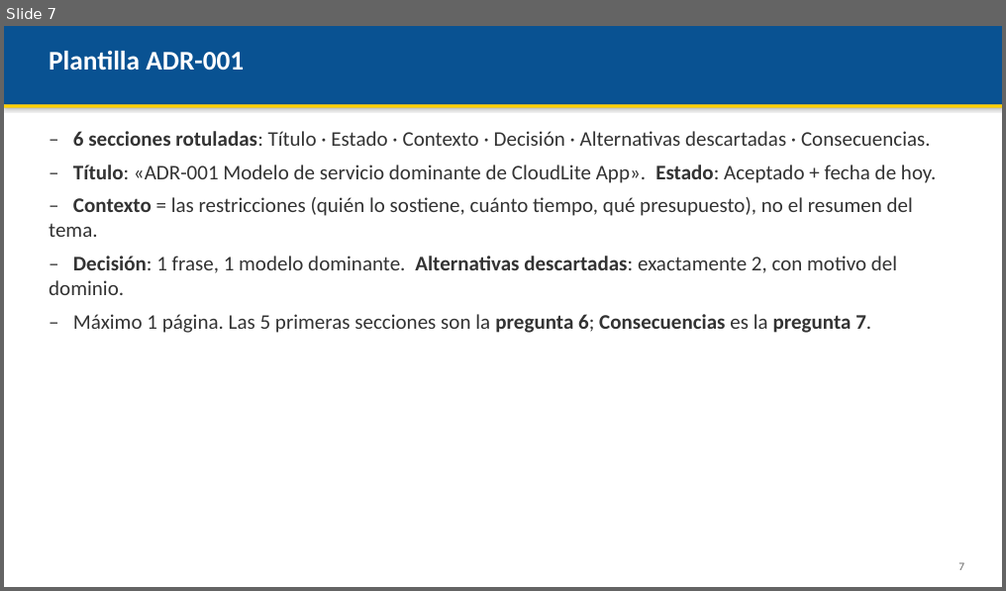
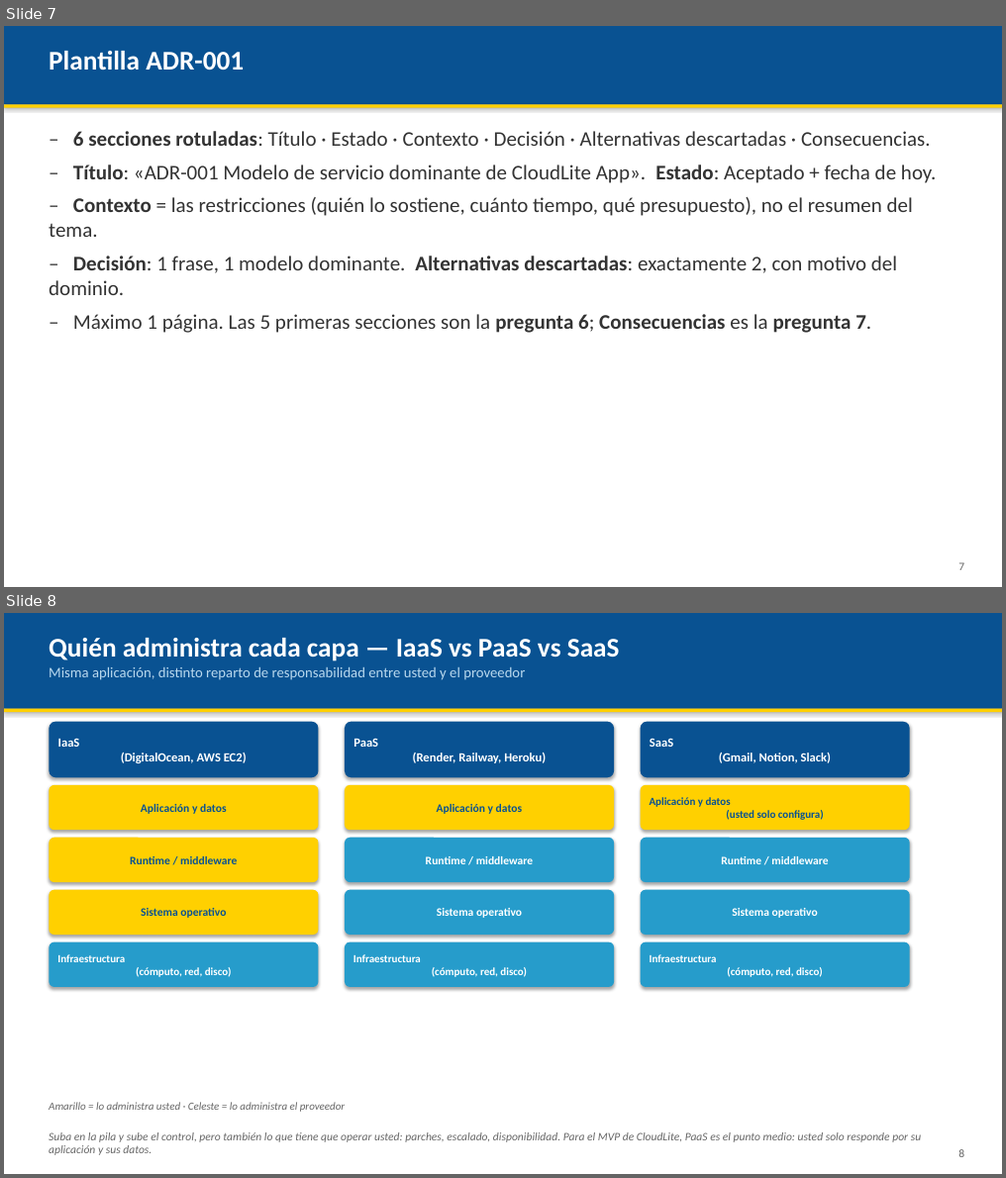
Before and after one commit to AndresDFX/UNIAJ, a slide deck: Arquitectura de Sistemas Computacionales/Clases/Clase 2 - Modelos de servicio IaaS PaaS SaaS/Presentacion.pptx. Shown one above the other, each under a label of ours: slide 7 before the commit, slides 7 and 8 after it. The pictures are 1006x591 and 1006x1178 pixels, drawn with LibreOffice and Linux fonts; fonts in the diff are those of the drawing. Boxes give left, top, right and bottom in pixels: in the first picture for what was removed or moved away, otherwise in the second. Text is boxed around its words. In the diff, an @@ line names an element or a change of style, - is before the commit and + after.

```diff
--- a/Arquitectura de Sistemas Computacionales/Clases/Clase 2 - Modelos de servicio IaaS PaaS SaaS/Presentacion.pptx
+++ b/Arquitectura de Sistemas Computacionales/Clases/Clase 2 - Modelos de servicio IaaS PaaS SaaS/Presentacion.pptx
@@ slide 8 added at (4, 613, 1002, 1174), background #FFFFFF @@
@@ rectangle added at (4, 613, 1002, 709), fill #095292 @@
@@ text added at (49, 638, 620, 662), 26 pt, text #FFFFFF, bold @@
+Quién administra cada capa — IaaS vs PaaS vs SaaS
@@ text added at (49, 667, 525, 680), 14 pt, text #B8D8EE @@
+Misma aplicación, distinto reparto de responsabilidad entre usted y el proveedor
@@ rectangle added at (4, 709, 1002, 712), fill #FFD000 @@
@@ rounded rectangle added at (49, 722, 319, 777), fill #095292, 12 pt, text #FFFFFF, bold @@
+IaaS
+(DigitalOcean, AWS EC2)
@@ rounded rectangle added at (345, 722, 614, 777), fill #095292, 12 pt, text #FFFFFF, bold @@
+PaaS
+(Render, Railway, Heroku)
@@ rounded rectangle added at (641, 722, 910, 777), fill #095292, 12 pt, text #FFFFFF, bold @@
+SaaS
+(Gmail, Notion, Slack)
@@ rounded rectangle added at (49, 785, 319, 830), fill #FFD000, 11 pt, text #095292, bold @@
+Aplicación y datos
@@ rounded rectangle added at (345, 785, 614, 830), fill #FFD000, 11 pt, text #095292, bold @@
+Aplicación y datos
@@ rounded rectangle added at (641, 785, 910, 830), fill #FFD000, 10.5 pt, text #095292, bold @@
+Aplicación y datos
+(usted solo configura)
@@ rounded rectangle added at (49, 838, 319, 882), fill #FFD000, 11 pt, text #095292, bold @@
+Runtime / middleware
@@ rounded rectangle added at (345, 838, 614, 882), fill #269CCB, 11 pt, text #FFFFFF, bold @@
+Runtime / middleware
@@ rounded rectangle added at (641, 838, 910, 882), fill #269CCB, 11 pt, text #FFFFFF, bold @@
+Runtime / middleware
@@ rounded rectangle added at (49, 890, 319, 935), fill #FFD000, 11 pt, text #095292, bold @@
+Sistema operativo
@@ rounded rectangle added at (345, 890, 614, 935), fill #269CCB, 11 pt, text #FFFFFF, bold @@
+Sistema operativo
@@ rounded rectangle added at (641, 890, 910, 935), fill #269CCB, 11 pt, text #FFFFFF, bold @@
+Sistema operativo
@@ rounded rectangle added at (49, 943, 319, 987), fill #269CCB, 10.5 pt, text #FFFFFF, bold @@
+Infraestructura
+(cómputo, red, disco)
@@ rounded rectangle added at (345, 943, 614, 987), fill #269CCB, 10.5 pt, text #FFFFFF, bold @@
+Infraestructura
+(cómputo, red, disco)
@@ rounded rectangle added at (641, 943, 910, 987), fill #269CCB, 10.5 pt, text #FFFFFF, bold @@
+Infraestructura
+(cómputo, red, disco)
@@ text added at (49, 1102, 345, 1112), 10.5 pt, text #666666, italic @@
+Amarillo = lo administra usted · Celeste = lo administra el proveedor
@@ text added at (49, 1133, 921, 1156), 11 pt, text #666666, italic @@
+Suba en la pila y sube el control, pero también lo que tiene que operar usted: parches, escalado, disponibilidad. Para el MVP de CloudLite, PaaS es el punto medio: usted solo responde por su aplicación y sus datos.
@@ text added at (958, 1150, 964, 1157), 11 pt, text #666666 @@
+8
```
Also in this commit, not shown: 4 slides changed, 8 other files.
